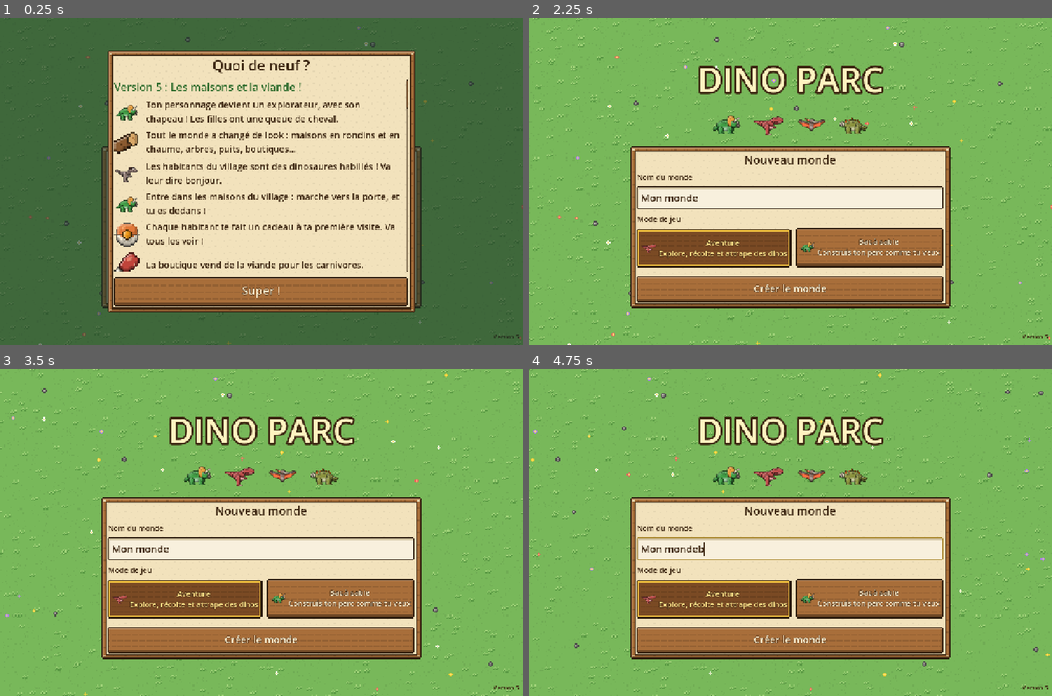
Above: before the commit, frames 1-4 (two rows, left to right).
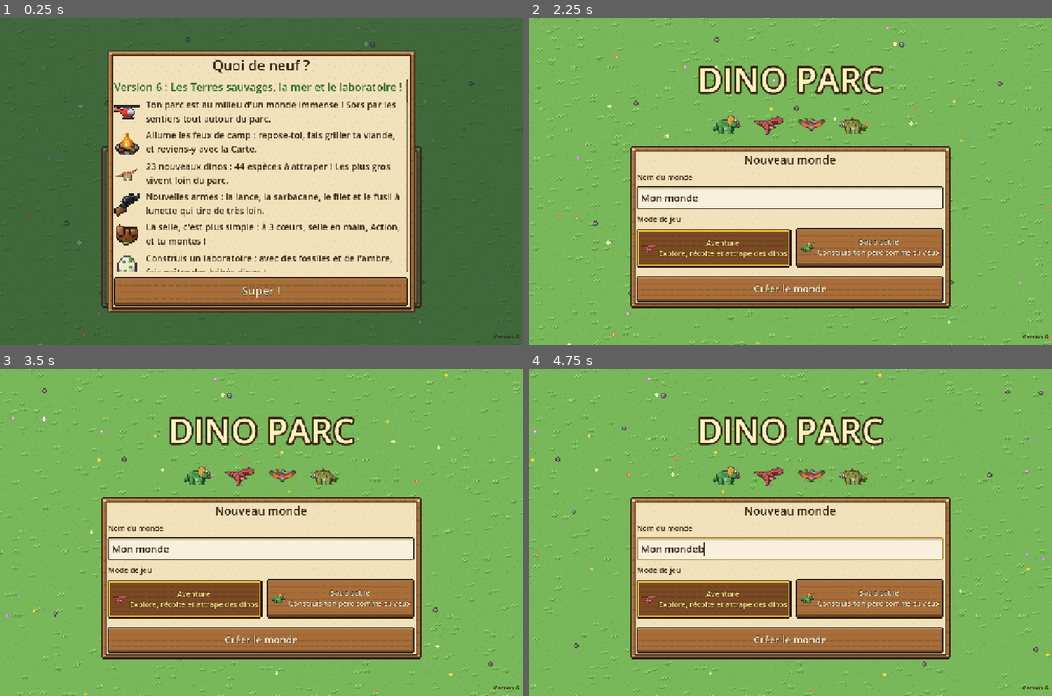
Above: after the commit, the same moments.

Repository: kevindjf/dino-parc
Game: Godot game, scene res://main.tscn
Two runs of this game, one before a commit and one after it. Both use one fixed random seed, a clock stepped at 60 frames per second and the inputs below.
Inputs (mouse positions are in pixels of both pictures, inside the frame that each line leads up to):
- Up to frame 1 (0.25 s): no input
- Up to frame 2 (2.25 s): click "Aventure Explore, récolte et …" at 0.5 s; click "Bac à sable Construis ton par…" at 1.25 s; click "Créer le monde" at 2 s
- Up to frame 3 (3.5 s): tap Enter at 2.75 s; move the mouse to (376, 516) at 2.77 s; hold Right from 2.78 s (still down); tap I at 2.85 s; click (376, 516) at 2.92 s; tap Space at 3.02, 3.32 s
- Up to frame 4 (4.75 s): release Right at 3.5 s; drag from (685, 548) to (764, 597) at 3.52 s; move the mouse to (842, 460) at 4.27 s; hold Right from 4.28 s (still down); tap B at 4.35 s

The runs differ from the first frame. In frame 1, 6.6% of the frame differs, in the area x 21-99%, y 19-98%; in frame 2, less than 0.1%; in frame 3, less than 0.1%; in frame 4, less than 0.1%.

Commit message:
docs: news for version 6, the Wild Lands, the sea and the laboratory
Co-Authored-By: Claude Opus 5.5 (1M context) <noreply@anthropic.com>

Diff:
--- a/scripts/news.gd
+++ b/scripts/news.gd
@@ -7,6 +7,26 @@
 # Pictures: any id of items.gd ("wood", "pickaxe_iron", ...) or "dino:<species>".
 
 const ENTRIES := [
+	{
+		"version": 6,
+		"title": "Les Terres sauvages, la mer et le laboratoire !",
+		"items": [
+			["heli", "Ton parc est au milieu d'un monde immense ! Sors par les sentiers tout autour du parc."],
+			["campfire", "Allume les feux de camp : repose-toi, fais griller ta viande, et reviens-y avec la Carte."],
+			["dino:argentinosaurus", "23 nouveaux dinos : 44 espèces à attraper ! Les plus gros vivent loin du parc."],
+			["sniper", "Nouvelles armes : la lance, la sarbacane, le filet et le fusil à lunette qui tire de très loin."],
+			["saddle", "La selle, c'est plus simple : à 3 cœurs, selle en main, Action, et tu montes !"],
+			["egg", "Construis un laboratoire : avec des fossiles et de l'ambre, fais naître des bébés dinos !"],
+			["boat", "Tout à l'est, la mer ! Barque, voilier, hors-bord et sous-marin pour l'explorer."],
+			["fish", "Pêche des poissons pour apprivoiser les dinos volants et les reptiles marins."],
+			["submarine", "En sous-marin, cherche les épaves englouties : elles cachent des trésors !"],
+			["capsule_gold", "Ton parc gagne des étoiles : chacune ouvre de nouvelles choses à la boutique."],
+			["pie", "Les habitants du village te demandent de l'aide : regarde le bouton Quêtes."],
+			["bolas", "Attention aux orages : tes dinos ont peur et poussent les barrières ! La nuit, tout devient bleu."],
+			["wood", "Ton sac est rangé en onglets : outils, chasse, nourriture, construction…"],
+			["dino:triceratops", "Les habitants et les meubles sont redessinés, et les dinos ne traversent plus les arbres."],
+		],
+	},
 	{
 		"version": 5,
 		"title": "Les maisons et la viande !",
